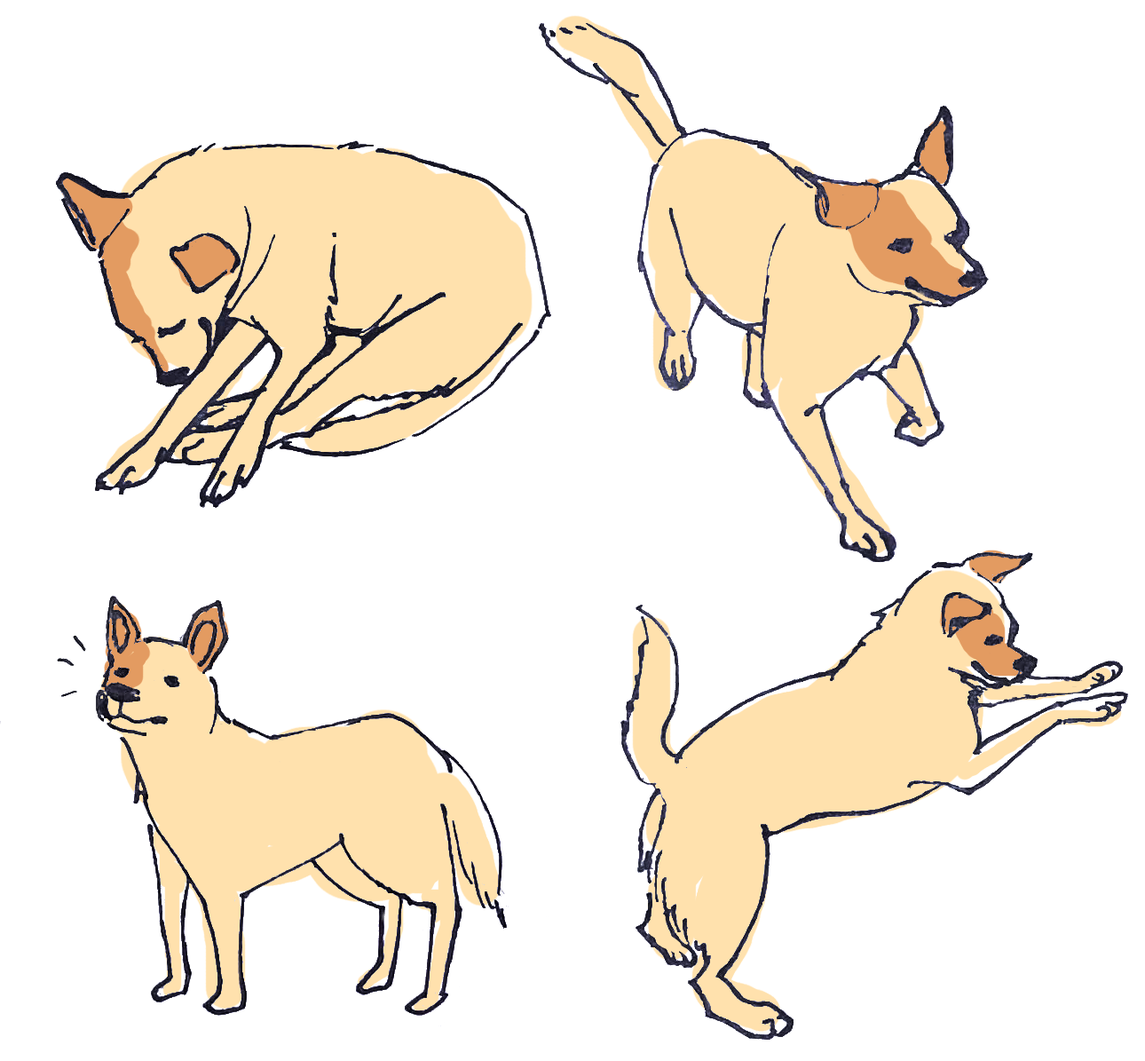
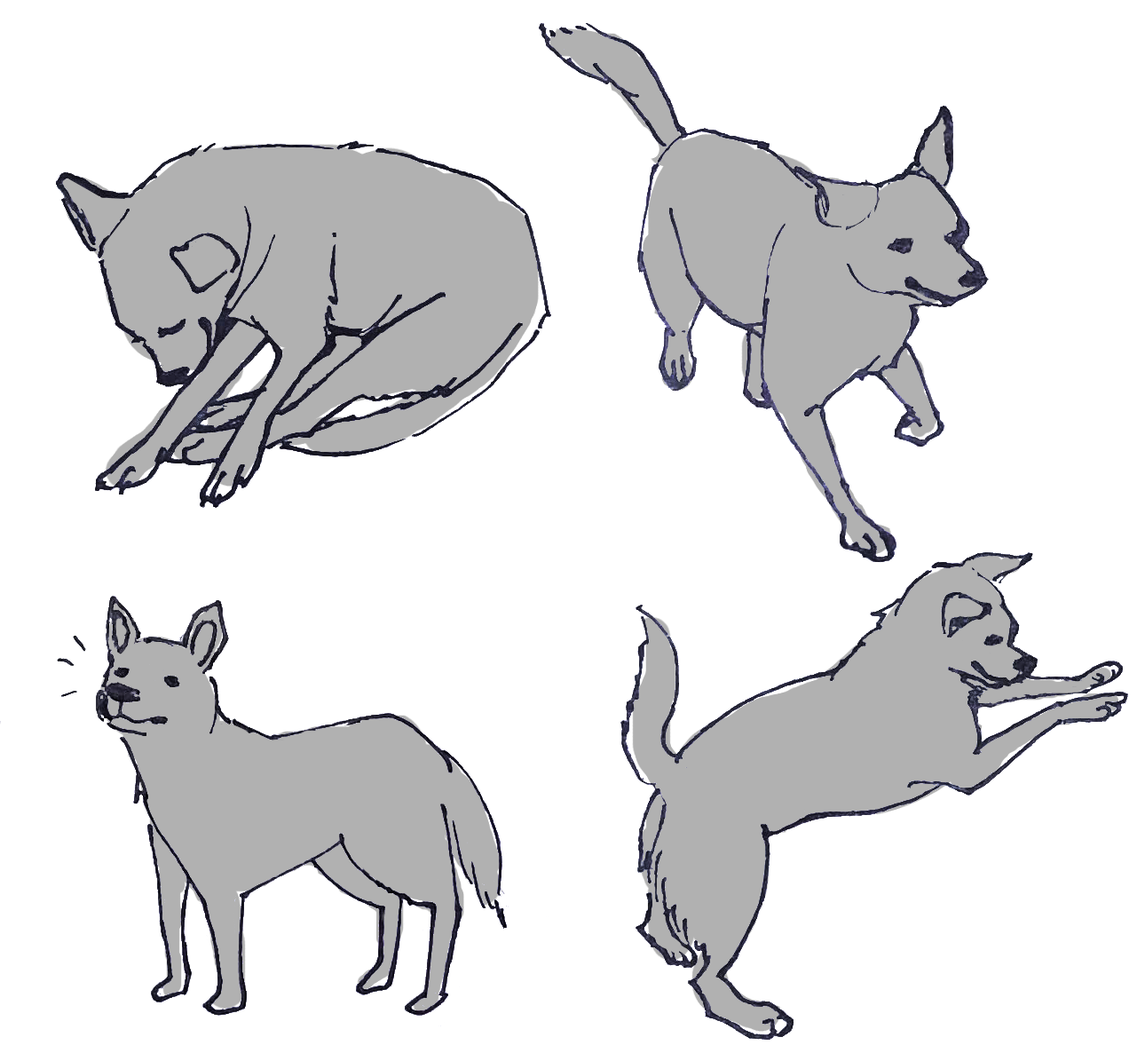
Layered file, before and after one edit (1145 x 1061). Changes by layer:
renamed "Layer #1" to "ears", hid it over box(60, 118, 1028, 694)
renamed "Layer #2" to "base", painted on it over box(60, 15, 1123, 1033)
